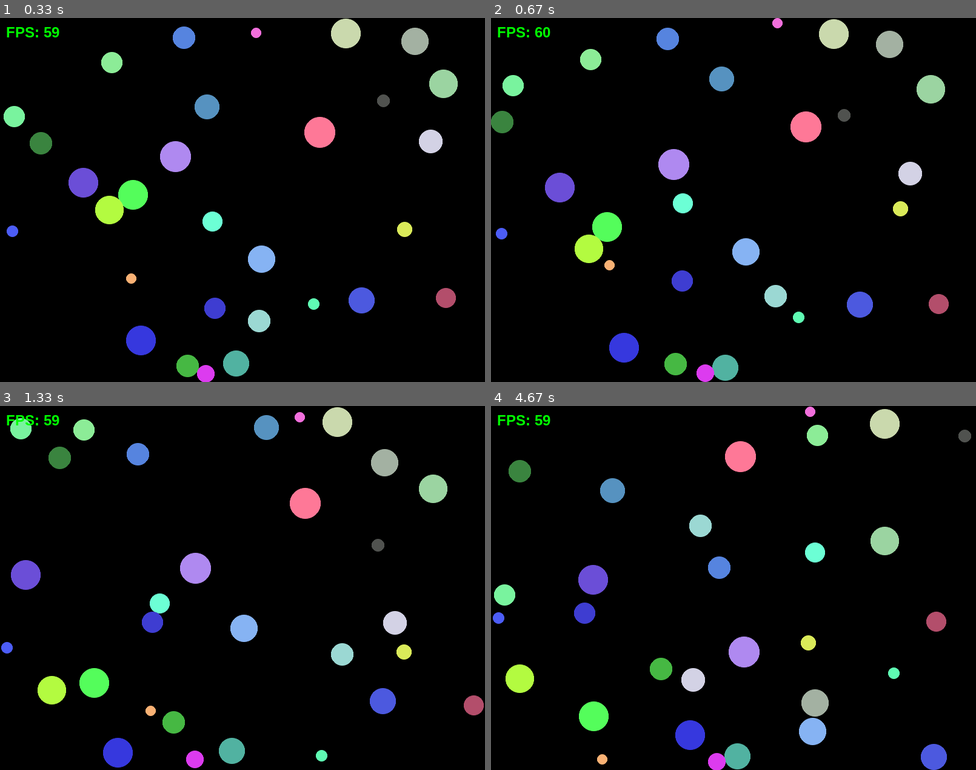
Above: before the commit, frames 1-4 (two rows, left to right).
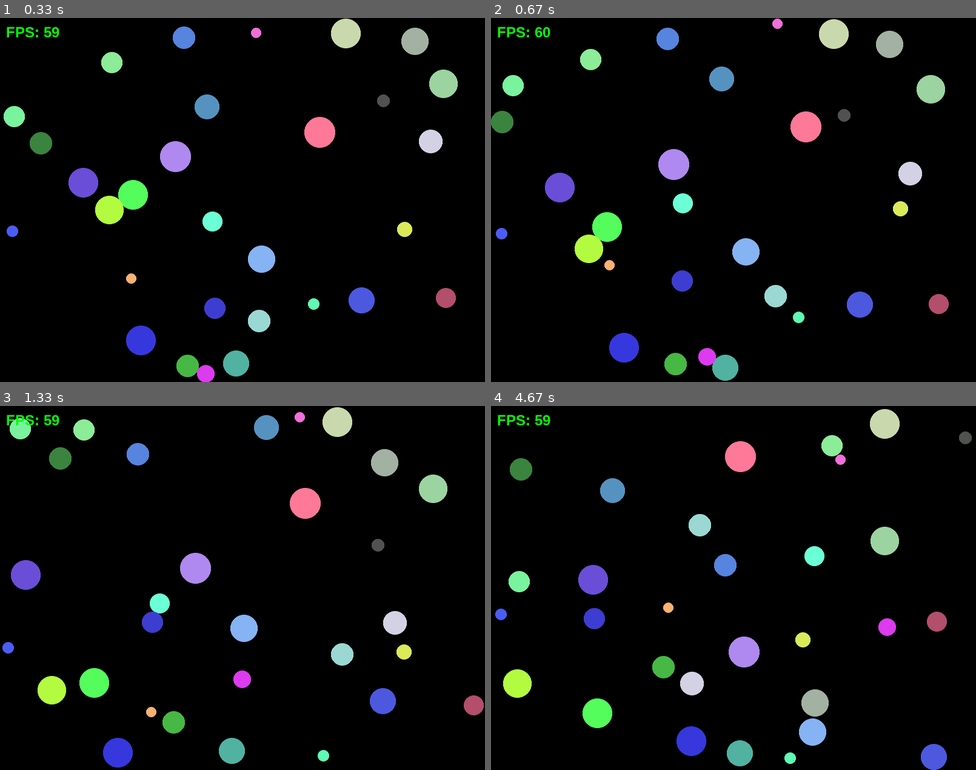
Above: after the commit, the same moments.

Repository: JustinDCosta/lab10-updated-pygame
Game: pygame game, started from main.py
Two runs of this game, one before a commit and one after it. Both use one fixed random seed, a clock stepped at 60 frames per second and the inputs below.
Inputs:
- Up to frame 1 (0.33 s): no input
- Up to frame 2 (0.67 s): no input
- Up to frame 3 (1.33 s): no input
- Up to frame 4 (4.67 s): no input

Frame 1 is identical in both runs. In frame 2, 0.3% of the frame differs, in the area x 42-61%, y 0-100%; in frame 3, 0.4%; in frame 4, 3.2%, in the area x 0-100%, y 0-100%.

Commit message:
Refactor overlap solver to defer circle displacement

Diff:
--- a/main.py
+++ b/main.py
@@ -163,14 +163,10 @@
     cell_size = float(CIRCLE_MAX_RADIUS * 2)
     grid = _build_spatial_grid(circles, cell_size)
 
-    def move_and_clamp(circle: Circle, dx: float, dy: float) -> None:
-        circle.x += dx
-        circle.y += dy
-        _clamp_position(circle)
-
-    def overlap_amount(a: Circle, b: Circle) -> float:
-        distance = math.hypot(a.x - b.x, a.y - b.y)
-        return (a.radius + b.radius) - distance
+    # Accumulate all overlap corrections first, then apply in one pass.
+    # This avoids mutating positions while still using the old grid buckets.
+    accumulated_dx = {id(circle): 0.0 for circle in circles}
+    accumulated_dy = {id(circle): 0.0 for circle in circles}
 
     for circle in circles:
         cx, cy = int(circle.x // cell_size), int(circle.y // cell_size)
@@ -204,26 +200,25 @@
                             overlap = min_distance - distance
 
                         if circle.radius > other.radius:
-                            move_and_clamp(other, -dir_x * overlap, -dir_y * overlap)
-                            remaining = overlap_amount(circle, other)
-                            if remaining > 0:
-                                move_and_clamp(circle, dir_x * remaining, dir_y * remaining)
+                            accumulated_dx[id(other)] -= dir_x * overlap
+                            accumulated_dy[id(other)] -= dir_y * overlap
                         elif circle.radius < other.radius:
-                            move_and_clamp(circle, dir_x * overlap, dir_y * overlap)
-                            remaining = overlap_amount(circle, other)
-                            if remaining > 0:
-                                move_and_clamp(other, -dir_x * remaining, -dir_y * remaining)
+                            accumulated_dx[id(circle)] += dir_x * overlap
+                            accumulated_dy[id(circle)] += dir_y * overlap
                         else:
                             half_overlap = overlap * 0.5
-                            move_and_clamp(circle, dir_x * half_overlap, dir_y * half_overlap)
-                            move_and_clamp(other, -dir_x * half_overlap, -dir_y * half_overlap)
-                            remaining = overlap_amount(circle, other)
-                            if remaining > 0:
-                                correction = remaining * 0.5
-                                move_and_clamp(circle, dir_x * correction, dir_y * correction)
-                                move_and_clamp(other, -dir_x * correction, -dir_y * correction)
+                            accumulated_dx[id(circle)] += dir_x * half_overlap
+                            accumulated_dy[id(circle)] += dir_y * half_overlap
+                            accumulated_dx[id(other)] -= dir_x * half_overlap
+                            accumulated_dy[id(other)] -= dir_y * half_overlap
 
                         separated_any = True
+
+    for circle in circles:
+        cid = id(circle)
+        circle.x += accumulated_dx[cid]
+        circle.y += accumulated_dy[cid]
+        _clamp_position(circle)
 
     return separated_any
 
Not shown, changed: JOURNAL.md
